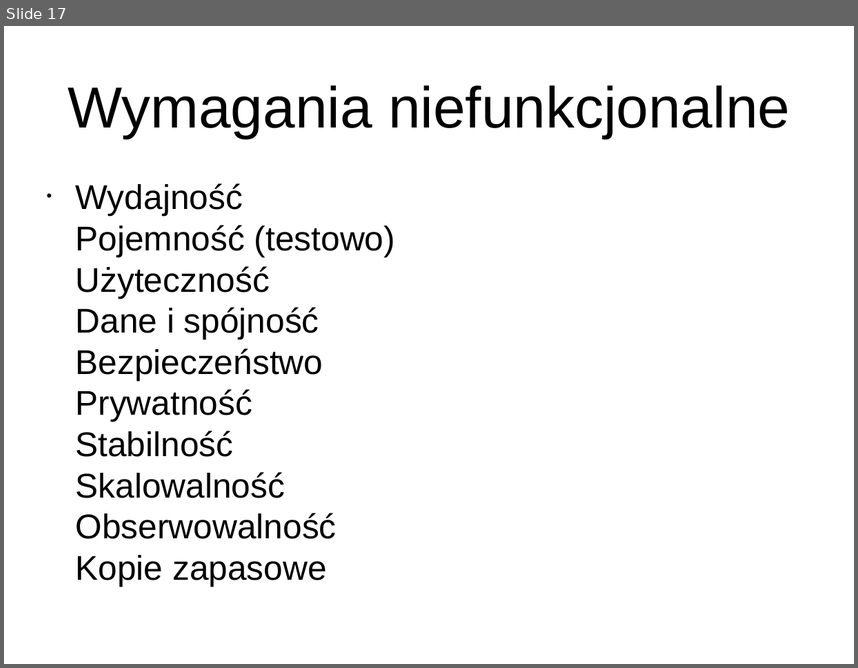
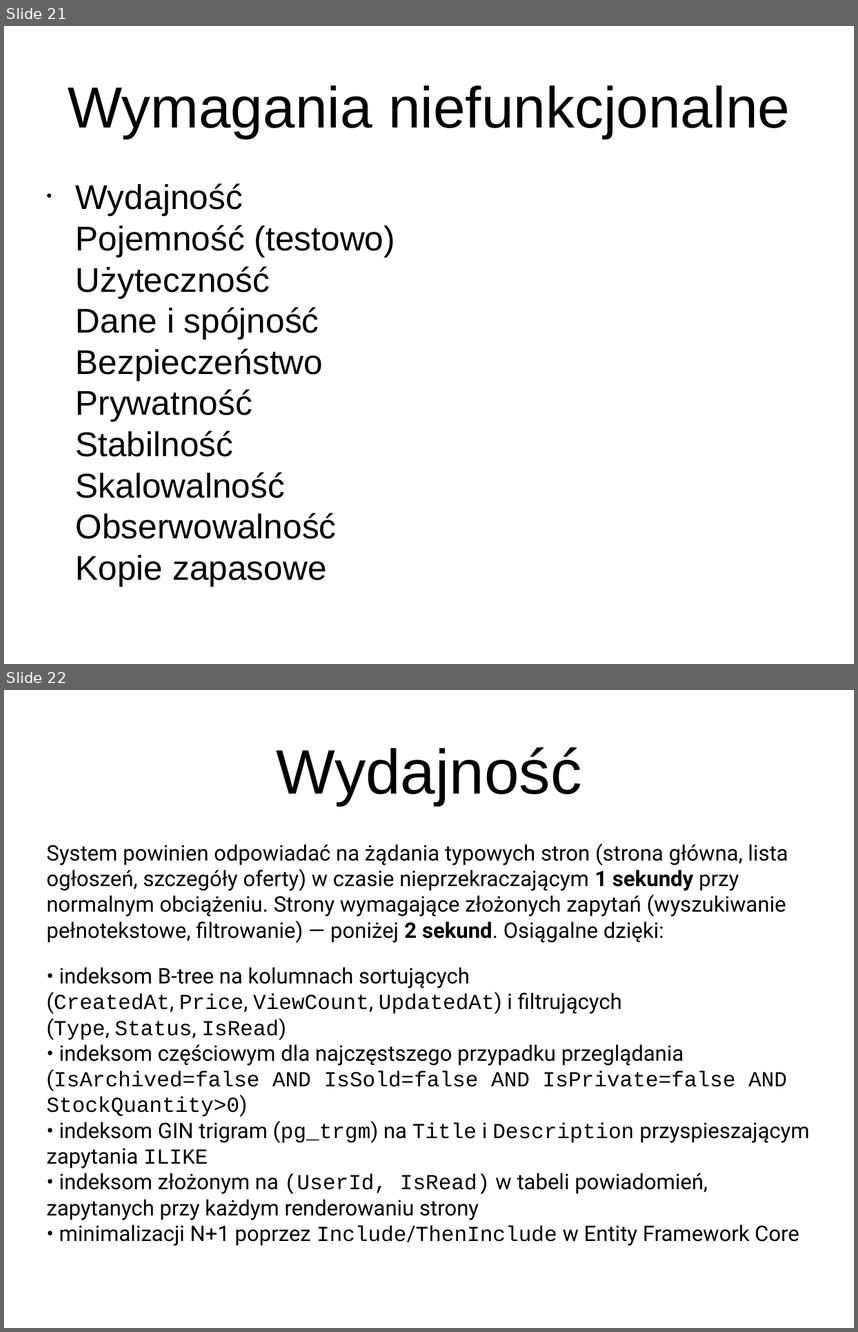
Before and after one commit to Majkul/Projekt_Zespolowy, a slide deck: ProjektZespolowyGr3/Presentation/TH2025GR3.pptx. Shown one above the other, each under a label of ours: slide 17 before the commit, slides 21 and 22 after it. The pictures are 858x668 and 858x1332 pixels, drawn with LibreOffice and Linux fonts; fonts in the diff are those of the drawing. Boxes give left, top, right and bottom in pixels: in the first picture for what was removed or moved away, otherwise in the second. Text is boxed around its words. In the diff, an @@ line names an element or a change of style, - is before the commit and + after.

```diff
--- a/ProjektZespolowyGr3/Presentation/TH2025GR3.pptx
+++ b/ProjektZespolowyGr3/Presentation/TH2025GR3.pptx
@@ slide 22 added at bbox=[4, 690, 854, 1328], background #FFFFFF @@
@@ title added at bbox=[276, 747, 582, 805], 58.5 pt, text #000000 @@
+Wydajność
@@ text added at bbox=[47, 843, 809, 1220], 20 pt, text #000000 @@
+System powinien odpowiadać na żądania typowych stron (strona główna, lista ogłoszeń, szczegóły oferty) w czasie nieprzekraczającym 1 sekundy przy normalnym obciążeniu. Strony wymagające złożonych zapytań (wyszukiwanie pełnotekstowe, filtrowanie) — poniżej 2 sekund. Osiągalne dzięki:
+• indeksom B-tree na kolumnach sortujących (CreatedAt, Price, ViewCount, UpdatedAt) i filtrujących (Type, Status, IsRead)
+• indeksom częściowym dla najczęstszego przypadku przeglądania (IsArchived=false AND IsSold=false AND IsPrivate=false AND StockQuantity>0)
+• indeksom GIN trigram (pg_trgm) na Title i Description przyspieszającym zapytania ILIKE
+• indeksom złożonym na (UserId, IsRead) w tabeli powiadomień, zapytanych przy każdym renderowaniu strony
+• minimalizacji N+1 poprzez Include/ThenInclude w Entity Framework Core
@@ what was slide 17 is now slide 21 @@
```
Also in this commit, not shown: 1 slide changed, 61 other slides added.
